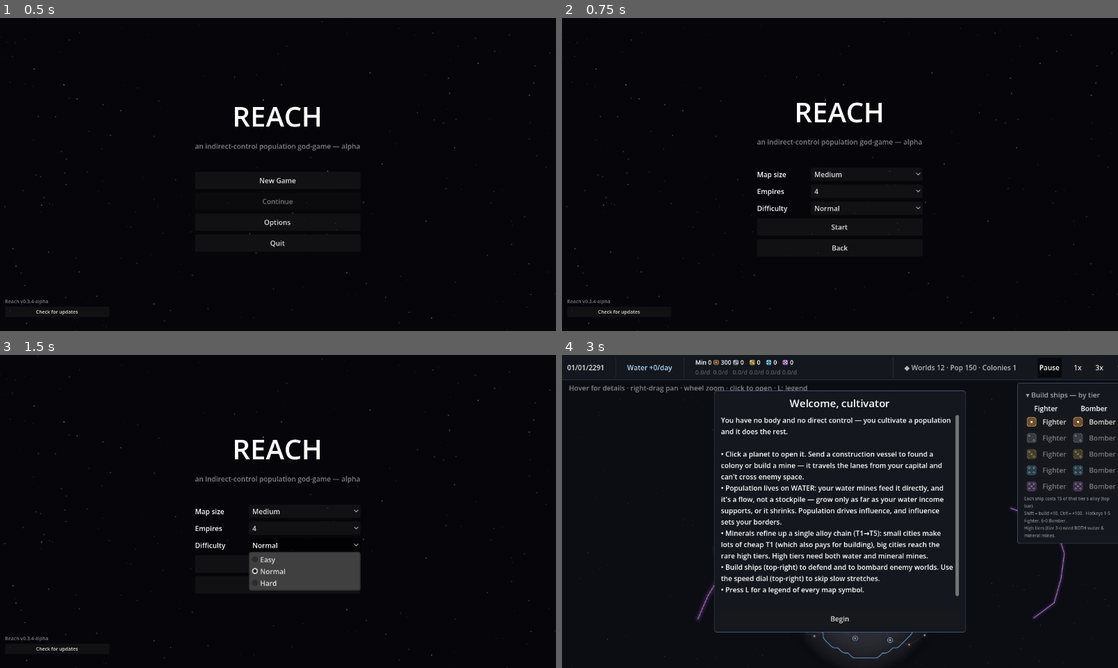
Above: before the commit, frames 1-4 (two rows, left to right).
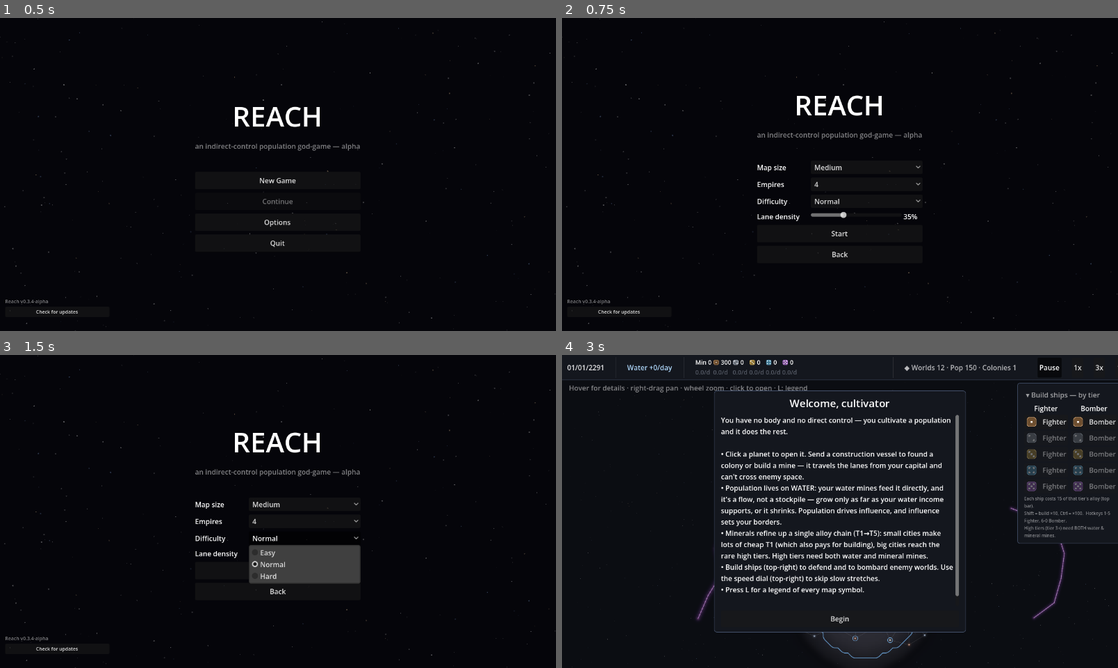
Above: after the commit, the same moments.

Repository: evyatarmitz/reach
Game: Godot game, scene res://menu/menu.tscn
The game is run twice, just before and just after one commit, with the same random seed, the same clock (stepped at 60 frames per second) and the same inputs.
Inputs:
- Up to frame 1 (0.5 s): no input
- Up to frame 2 (0.75 s): click "New Game" at 0.5 s
- Up to frame 3 (1.5 s): click "Normal" at 1.25 s
- Up to frame 4 (3 s): click "Normal" at 2 s; click "Start" at 2.75 s

Frame 1 is identical in both runs. In frame 2, 1.9% of the frame differs, in the area x 35-65%, y 24-77%; in frame 3, 2.8%; in frame 4, less than 0.1%.

Commit message:
Add a lane-density slider; planar Delaunay lane graph (no crossings)
New start-menu "Lane density" slider (0-100%, default 35%) controls how many
hyperlanes connect the stars, with two hard rules the generator now guarantees:

- Never any islands. Lanes are drawn from a Delaunay triangulation of the node
  positions; a Kruskal MST over those edges is ALWAYS kept, so the map is one
  connected mesh at every setting. Min density = just that spanning tree (a
  single connected wire, 119 lanes on a 120-node map).

- Never any crossings. Delaunay edges are planar by construction, and every lane
  emitted is one of them, so no two lanes ever cross. Max density fills in all
  the remaining near-neighbour edges up to a radius cap (median edge length x2.2,
  so it stays dense-but-local, not map-spanning) — ~330 lanes on 120 nodes.

Density in between adds the shortest remaining Delaunay edges first, so local
loops fill before longer links. Replaces the old MST + fixed k-nearest-neighbour
connector (which allowed crossings and had no player control).

Deterministic (edges sorted by length then index; no RNG in the connector). New
tests assert: spanning-tree + connected at min, connected + more lanes + zero
crossings at max. All tests + determinism pass.

Diff:
--- a/desktop/menu/menu.gd
+++ b/desktop/menu/menu.gd
@@ -23,6 +23,8 @@
 var _size_val_label: Label
 var _empire_opt: OptionButton
 var _diff_opt: OptionButton
+var _lane_slider: HSlider
+var _lane_val_label: Label
 var _stars: Array = []   # backdrop starfield [pos, radius, Color]
 var _controls_page: Control
 var _updater: Node
@@ -133,6 +135,28 @@
 	_settings_box.add_child(_size_slider_row)
 	_empire_opt = _labeled_option("Empires", EMPIRES.map(func(n): return str(n)), 2)
 	_diff_opt = _labeled_option("Difficulty", DIFFS.map(func(d): return d[0]), 1)
+	# Lane density: how many hyperlanes connect the stars. 0% = a single spanning tree
+	# (one connected wire, no islands); 100% = every planar near-neighbour lane. The map
+	# stays a single connected mesh at every setting.
+	var lane_row := HBoxContainer.new()
+	var llabel := Label.new()
+	llabel.text = "Lane density"
+	llabel.custom_minimum_size = Vector2(120, 0)
+	lane_row.add_child(llabel)
+	_lane_slider = HSlider.new()
+	_lane_slider.min_value = 0
+	_lane_slider.max_value = 100
+	_lane_slider.step = 5
+	_lane_slider.value = 35
+	_lane_slider.size_flags_horizontal = Control.SIZE_EXPAND_FILL
+	lane_row.add_child(_lane_slider)
+	_lane_val_label = Label.new()
+	_lane_val_label.text = "35%"
+	_lane_val_label.custom_minimum_size = Vector2(44, 0)
+	_lane_slider.value_changed.connect(func(v: float) -> void:
+		_lane_val_label.text = "%d%%" % int(v))
+	lane_row.add_child(_lane_val_label)
+	_settings_box.add_child(lane_row)
 	var start := _big_button("Start")
 	start.pressed.connect(_on_start)
 	_settings_box.add_child(start)
@@ -268,6 +292,7 @@
 		"system_count": count,
 		"empire_count": EMPIRES[_empire_opt.selected],
 		"ai_efficiency": DIFFS[_diff_opt.selected][1],
+		"lane_density": _lane_slider.value / 100.0,
 		"seed": randi(),
 	}
 	get_tree().change_scene_to_file("res://game/main.tscn")
--- a/desktop/sim/sim.gd
+++ b/desktop/sim/sim.gd
@@ -66,7 +66,8 @@
 		"seed": 20260702,
 		"system_count": 120,      # planets now (one per node); size derives from this
 		"empire_count": 4,
-		"extra_lane_neighbors": 2,# lanes beyond the spanning tree (loops/chokepoints)
+		"lane_density": 0.35,     # 0 = spanning tree only (one connected wire); 1 = every
+		                          # planar near-neighbour lane (Delaunay), no crossings
 		"ai_efficiency": 1.0,     # difficulty: AI production multiplier
 	}
 
@@ -85,9 +86,10 @@
 
 
 # Procedural map: systems scattered by a variable-density heatmap, connected by a
-# minimum spanning tree (guarantees NO disconnected parts) plus a few nearest-
-# neighbor lanes for loops/chokepoints, then N empires placed far apart. Seeded
-# RNG only — same config -> identical map, so the sim stays deterministic.
+# Delaunay lane graph (planar — NO crossing lanes) whose density the player sets: a
+# spanning tree at minimum (one connected wire, guaranteeing NO islands) up to every
+# near-neighbour lane at maximum. Then N empires placed far apart. Seeded RNG only —
+# same config -> identical map, so the sim stays deterministic.
 static func generate_map(cfg_in: Dictionary) -> Sim:
 	var cfg := _merged_config(cfg_in)
 	var sim := Sim.new()
@@ -142,7 +144,7 @@
 			pl.deposit_type = SimConstants.Deposit.WATER if rng.randf() < 0.5 \
 				else SimConstants.Deposit.MINERAL
 
-	_connect_systems(sim, sys_ids, positions, int(cfg.extra_lane_neighbors))
+	_connect_systems(sim, sys_ids, positions, float(cfg.lane_density))
 	_place_anomalies(sim, positions, size, rng)
 	_place_empires(sim, sys_ids, positions, int(cfg.empire_count),
 		float(cfg.ai_efficiency))
@@ -206,45 +208,92 @@
 
 # Minimum spanning tree (Prim) so the whole map is one connected component, plus
 # each system's nearest few extra lanes for loops and chokepoints.
+# Lanes from a Delaunay triangulation of the node positions: its edges are exactly the
+# near-neighbour connections, and being a triangulation they NEVER cross. Kruskal picks a
+# minimum spanning tree out of those edges (always kept — one connected mesh, no islands).
+# `density` in [0,1] then fills in the remaining Delaunay edges shortest-first, up to a
+# radius cap, so min = a single wire and max = every planar near-neighbour lane.
 static func _connect_systems(sim: Sim, sys_ids: Array, positions: Array,
-		extra: int) -> void:
+		density: float) -> void:
 	var n := sys_ids.size()
 	if n < 2:
 		return
-	var added := {0: true}
-	while added.size() < n:
-		var best_i := -1
-		var best_j := -1
-		var best_d := INF
-		for i in added:
-			for j in n:
-				if added.has(j):
-					continue
-				var d: float = positions[i].distance_to(positions[j])
-				if d < best_d:
-					best_d = d
-					best_i = i
-					best_j = j
-		sim.add_lane(sys_ids[best_i], sys_ids[best_j])
-		added[best_j] = true
-
-	var laneset := {}
-	for l in sim.lanes:
-		var ia: int = sys_ids.find(l[0])
-		var ib: int = sys_ids.find(l[1])
-		laneset["%d-%d" % [mini(ia, ib), maxi(ia, ib)]] = true
+	if n == 2:
+		sim.add_lane(sys_ids[0], sys_ids[1])
+		return
+	var pts := PackedVector2Array()
+	for p in positions:
+		pts.append(p)
+	# Unique undirected Delaunay edges as [dist, i, j], shortest first. Degenerate inputs
+	# (all-collinear) yield no triangles — fall back to a nearest-neighbour candidate set.
+	var tris := Geometry2D.triangulate_delaunay(pts)
+	var seen := {}
+	var edges: Array = []
+	if tris.size() >= 3:
+		for t in range(0, tris.size(), 3):
+			var tri: Array = [tris[t], tris[t + 1], tris[t + 2]]
+			for e in [[tri[0], tri[1]], [tri[1], tri[2]], [tri[2], tri[0]]]:
+				var i: int = mini(e[0], e[1])
+				var j: int = maxi(e[0], e[1])
+				var key: int = i * n + j
+				if not seen.has(key):
+					seen[key] = true
+					edges.append([positions[i].distance_to(positions[j]), i, j])
+	else:
+		for i in n:
+			for j in range(i + 1, n):
+				edges.append([positions[i].distance_to(positions[j]), i, j])
+	edges.sort()   # by distance, then i, then j -> deterministic
+
+	# Kruskal MST over the candidate edges: always connects the whole map (no islands).
+	var parent: Array = []
 	for i in n:
-		var order: Array = []
-		for j in n:
-			if j != i:
-				order.append([positions[i].distance_to(positions[j]), j])
-		order.sort()
-		for k in mini(extra, order.size()):
-			var j: int = order[k][1]
-			var key := "%d-%d" % [mini(i, j), maxi(i, j)]
-			if not laneset.has(key):
-				laneset[key] = true
-				sim.add_lane(sys_ids[i], sys_ids[j])
+		parent.append(i)
+	var in_mst := {}
+	var mst_edges := 0
+	for e in edges:
+		if mst_edges >= n - 1:
+			break
+		var ri: int = _uf_find(parent, e[1])
+		var rj: int = _uf_find(parent, e[2])
+		if ri != rj:
+			parent[ri] = rj
+			in_mst[e[1] * n + e[2]] = true
+			mst_edges += 1
+
+	# Non-MST candidates, shortest first, capped to a "not too big" radius (a multiple of
+	# the median candidate length) so max density is dense-but-local, never map-spanning.
+	var extras: Array = []
+	for e in edges:
+		if not in_mst.has(e[1] * n + e[2]):
+			extras.append(e)
+	var cap := INF
+	if not edges.is_empty():
+		cap = float(edges[edges.size() / 2][0]) * 2.2
+	var eligible: Array = []
+	for e in extras:
+		if e[0] <= cap:
+			eligible.append(e)
+	var take: int = int(round(clampf(density, 0.0, 1.0) * float(eligible.size())))
+
+	for key in in_mst:
+		# key = i*n + j -> recover endpoints
+		sim.add_lane(sys_ids[key / n], sys_ids[key % n])
+	for k in take:
+		var e: Array = eligible[k]
+		sim.add_lane(sys_ids[e[1]], sys_ids[e[2]])
+
+
+# Union-find with path compression (iterative — GDScript has no tail-call).
+static func _uf_find(parent: Array, x: int) -> int:
+	var root := x
+	while parent[root] != root:
+		root = parent[root]
+	while parent[x] != root:
+		var nxt: int = parent[x]
+		parent[x] = root
+		x = nxt
+	return root
 
 
 # Place empires at maximally-separated planets (greedy farthest-point). First
--- a/desktop/tests/run_tests.gd
+++ b/desktop/tests/run_tests.gd
@@ -146,6 +146,39 @@
 	cfg2.seed = 999
 	var c := Sim.generate_map(cfg2)
 	check(_is_connected(c), "a different seed is also fully connected")
+	# Lane density: min (0) = a spanning tree (connected, exactly n-1 lanes); max (1) =
+	# more lanes, still connected, and NEVER any crossing pair (planar Delaunay set).
+	var sparse_cfg: Dictionary = Sim.default_map_config()
+	sparse_cfg.lane_density = 0.0
+	var sparse := Sim.generate_map(sparse_cfg)
+	check(_is_connected(sparse), "min lane density is still one connected mesh (no islands)")
+	check(sparse.lanes.size() == sparse.systems.size() - 1,
+		"min lane density is a spanning tree (n-1 lanes)")
+	var dense_cfg: Dictionary = Sim.default_map_config()
+	dense_cfg.lane_density = 1.0
+	var dense := Sim.generate_map(dense_cfg)
+	check(_is_connected(dense), "max lane density is still connected")
+	check(dense.lanes.size() > sparse.lanes.size(),
+		"more density means more lanes")
+	check(_no_lane_crossings(dense), "lanes never cross (planar lane graph)")
+
+
+# True if no two lanes cross (share no endpoint yet their segments intersect). The lane
+# graph must stay planar at every density — the "no crossover" map rule.
+func _no_lane_crossings(sim: Sim) -> bool:
+	for a in sim.lanes.size():
+		var la: Array = sim.lanes[a]
+		var p1: Vector2 = sim.systems[la[0]].map_pos
+		var p2: Vector2 = sim.systems[la[1]].map_pos
+		for b in range(a + 1, sim.lanes.size()):
+			var lb: Array = sim.lanes[b]
+			if la[0] == lb[0] or la[0] == lb[1] or la[1] == lb[0] or la[1] == lb[1]:
+				continue   # shared endpoint: touching is not crossing
+			var p3: Vector2 = sim.systems[lb[0]].map_pos
+			var p4: Vector2 = sim.systems[lb[1]].map_pos
+			if Geometry2D.segment_intersects_segment(p1, p2, p3, p4) != null:
+				return false
+	return true
 
 
 func _test_founding() -> void:
